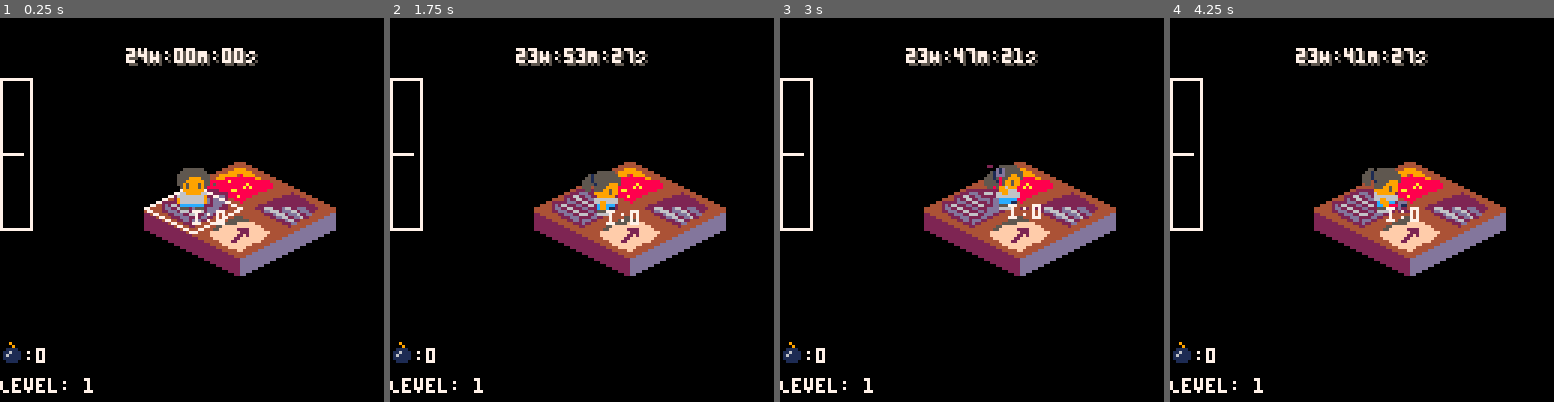
Above: before the commit, frames 1-4 (left to right).
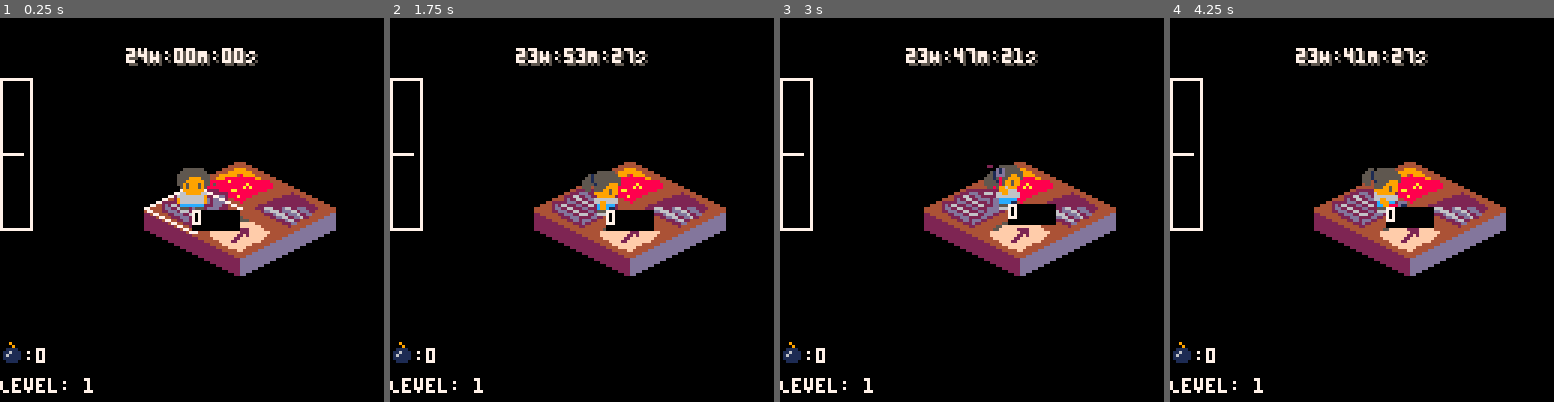
Above: after the commit, the same moments.

Repository: scottnm/collards.p8
Game: PICO-8 cartridge collards.p8
Same seed, same stepped clock (60 frames per second), same inputs: the game is played once before the commit and once after it.
Inputs:
- Up to frame 1 (0.25 s): no input
- Up to frame 2 (1.75 s): tap X (X key) at 0.33, 1.07 s; tap O (Z key) at 0.7, 1.7 s; hold Right from 1.6 s (still down)
- Up to frame 3 (3 s): tap X (X key) at 1.85, 2.97 s; release Right at 2.1 s; tap O (Z key) at 2.1, 2.5, 2.9 s; hold Up 2.15-2.42 s; hold Right from 2.47 s (still down)
- Up to frame 4 (4.25 s): release Right at 3.03 s; hold Left 3.08-3.58 s; tap O (Z key) at 3.3, 3.7, 4.1 s; hold Down 3.63-3.97 s; hold Right from 4.02 s (still down); tap X (X key) at 4.08 s

The runs differ from the first frame. In frame 1, 0.6% of the frame differs, in the area x 50-63%, y 50-56%; in frame 2, 0.6%; in frame 3, 0.6%; in frame 4, 0.6%.

Commit message:
added some more debug utilities. maybe the real trick is that I want to stop accumulating all together

Diff:
--- a/main.lua
+++ b/main.lua
@@ -585,11 +585,17 @@
     -- draw interference values
     for cell in all(g_map.cells) do
         if cell.interference != nil then
-            print("i:"..cell.interference, cell.pos.x, cell.pos.y, Colors.White)
+            local i = flr(cell.interference * 100)/100
+            line(cell.pos.x, cell.pos.y, g_player.pos.x, g_player.pos.y, Colors.White)
+            mp = cell.pos
+            rectfill(mp.x, mp.y, mp.x + 15, mp.y + 6, Colors.Black)
+            print(""..i, mp.x, mp.y, Colors.White)
         end
     end
     g_player.interference = g_player.interference or 0
-    print("i:"..g_player.interference, g_player.pos.x, g_player.pos.y, Colors.White)
+    local pi = flr(g_player.interference * 100)/100
+    rectfill(g_player.pos.x, g_player.pos.y, g_player.pos.x + 15, g_player.pos.y+6, Colors.Black)
+    print(""..pi, g_player.pos.x, g_player.pos.y, Colors.White)
 
     -- uncomment to display anim state for debugging
     -- dbg_display_anim_state(g_player, { x = 0, y = 60 }, g_anims)
@@ -702,7 +708,7 @@
             local ttype = cell.tile.type
             if ttype == TileType.BombItem or ttype == TileType.PageItem then
                 local item_sqr_dist = sqr_dist(g_player.pos, cell.pos);
-                local item_interference = max(0, 1 - sqrt((item_sqr_dist/sqr(64))))
+                local item_interference = max(0, 1 - sqrt((item_sqr_dist/sqr(48))))
                 interference += item_interference
 
                 -- FIXME: tmp debugging utility
--- a/utils.lua
+++ b/utils.lua
@@ -103,3 +103,10 @@
 function sqr_dist(a, b)
     return sqr(a.x - b.x) + sqr(a.y - b.y)
 end
+
+function midpoint(p1, p2)
+    return {
+        x = (p1.x - p2.x)/2 + p2.x,
+        y = (p1.y - p2.y)/2 + p2.y,
+    }
+end
